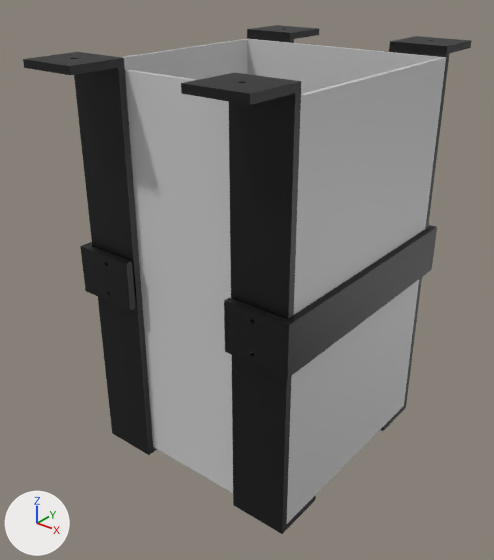
One commit to the COLLADA model models/windrobo/meshes/water_link.dae: the scene before it, then after it.
Before and after are seen from a camera (50 mm lens) standing at (0.197, -0.261, 0.146) and looking at (-0.004, -0.01, -0.009). Arrows for +X, +Y and +Z are at lower left; the lights stay in place. Vertices at the same position are counted once.

In view in the first picture: 'water_link'.
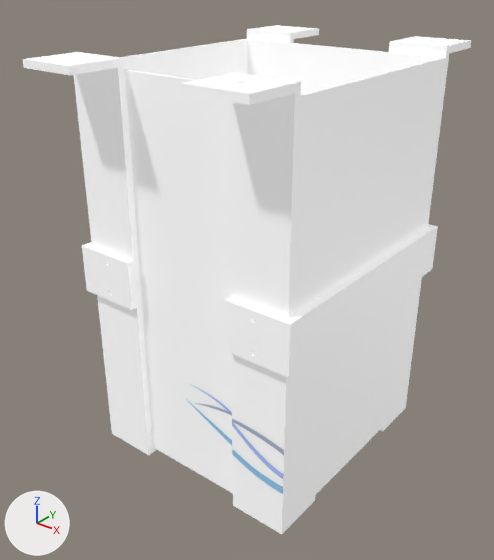
Changed parts and their boxes (x1, y1, x2, y2) in the pictures (494 x 560 px):
'water_link', surface changed, reshaped, turned (grey to white): before (23, 25, 472, 534); after (23, 25, 471, 534)
part 1 of me_water_link, built on: before (77, 57, 446, 523); after (120, 40, 234, 58)
part 2 of me_water_link, surface changed (grey to white): (23, 25, 471, 534) in both

The change, as a list of edits to the scene's bpy script:
```text
Add img_water_texture_jpg:
    img_water_texture_jpg = load_image('water_texture.jpg', 'water_texture.jpg', 1080, 720, 'sRGB')
Change mat_material_001:
    mat_material_001.texture: img_materials_texture_jpg -> img_water_texture_jpg
    add mat_material_001.emission_color = (0.2, 0.2, 0.2)  # grey #7c7c7c
    add mat_material_001.emission_strength = 1.0
Change me_water_link:
    used by ob_water_link; location = (0.0, 0.0, 0.0)
    remove me_water_link.from_pydata(...)  # 540 vertices, 1236 faces; spans x -0.063..0.063, y -0.088..0.089, z -0.104..0.105
    add me_water_link.from_pydata(...)  # 543 vertices, 1242 faces; spans x -0.063..0.063, y -0.088..0.089, z -0.104..0.105
    me_water_link part 1
    5 faces are deleted
    3 vertices are added at (-0.053, -0.063, 0.055), (0.06, -0.002, 0.006), (0.06, -0.04, 0.1)
    11 new faces join them
    me_water_link part 2: 1231 kept faces spanning x -0.063..0.063, y -0.088..0.089, z -0.104..0.105 get new texture (UV) coordinates
Change ob_water_link:
    ob_water_link.rotation_euler: (0.0, 0.0, 0.0) -> (0.0, 0.0, -3.142)  # degrees (0, 0, 0) -> degrees (0, 0, -180)
```
